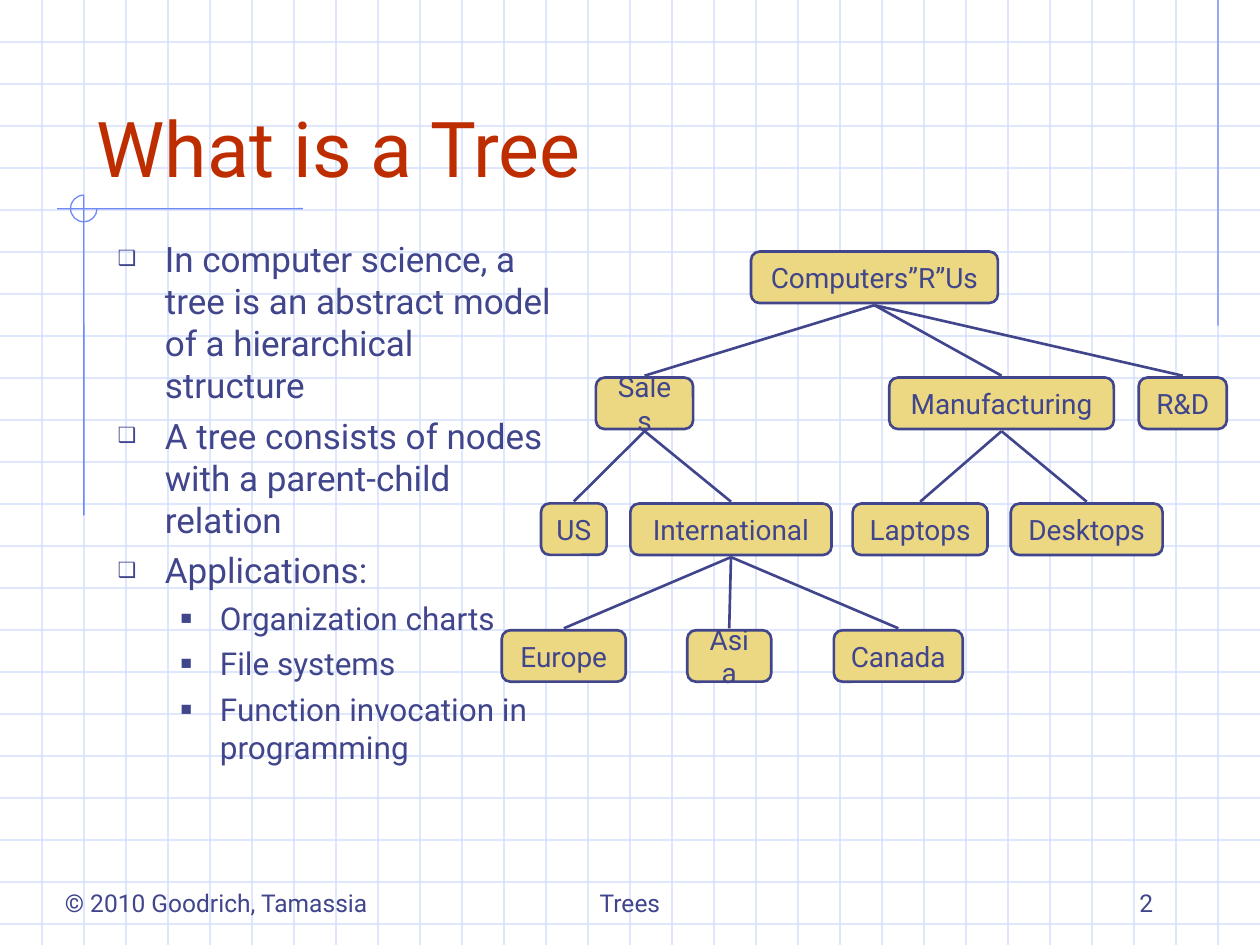
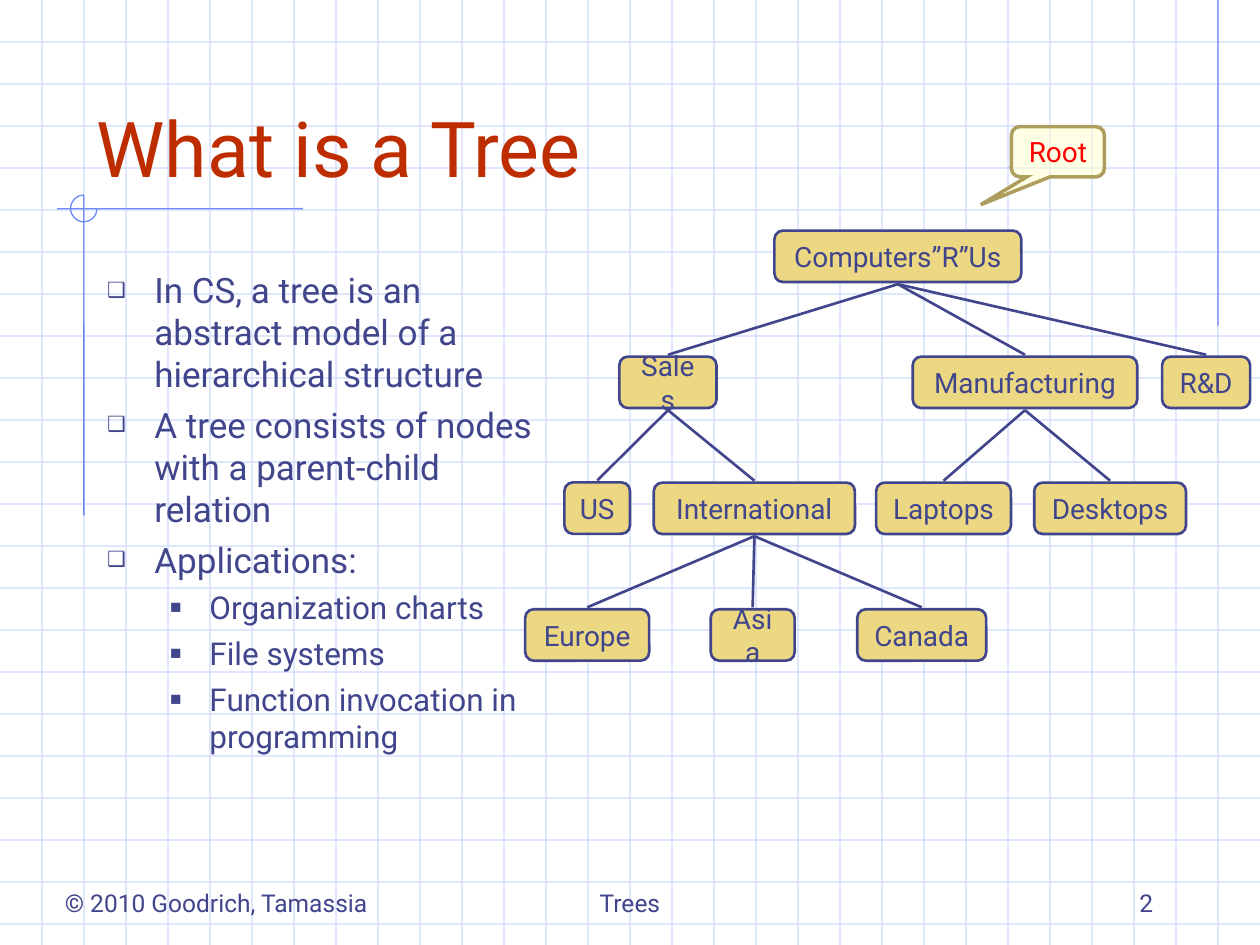
Before and after one commit to ShihKaiHo/DSA, a slide deck: slide 2 of 7.1&2-generalTrees.ppt. Drawn at 1260x945 pixels with LibreOffice and Linux fonts; fonts in the diff are those of the drawing; background and template pictures are left out. Boxes give left, top, right and bottom in pixels: in the first picture for what was removed or moved away, otherwise in the second. Text is boxed around its words. In the diff, an @@ line names an element or a change of style, - is before the commit and + after.

```diff
--- a/7.1&2-generalTrees.ppt
+++ b/7.1&2-generalTrees.ppt
@@ rounded speech box added at bbox=[1012, 127, 1105, 178], fill #FFFFCC at 50% opacity, outline #AD9E5E 2.01 pt, 16 pt, text #FF0000 @@
+Root
@@ text "In CS, a tree is ...": place and size @@
-text "In CS, a tree is ..." at bbox=[165, 247, 551, 766]
+text "In CS, a tree is ..." at bbox=[154, 278, 532, 756]
@@ text at bbox=[154, 278, 483, 388]: text changed @@
-❑ In computer science, a tree is an abstract model of a hierarchical structure
+❑ In CS, a tree is an abstract model of a hierarchical structure
@@ 10 rounded rectangles, 8 lines: place and size @@
-10 rounded rectangles, 8 lines at bbox=[501, 252, 1227, 682]
+10 rounded rectangles, 8 lines at bbox=[525, 231, 1250, 662]
@@ 2 lines, 1 rounded rectangle: place and size @@
-2 lines, 1 rounded rectangle at bbox=[730, 378, 1114, 629]
+2 lines, 1 rounded rectangle at bbox=[752, 357, 1137, 607]
```
Also in this commit, not shown: 9 other slides changed, 1 slide added, 15 other files.
